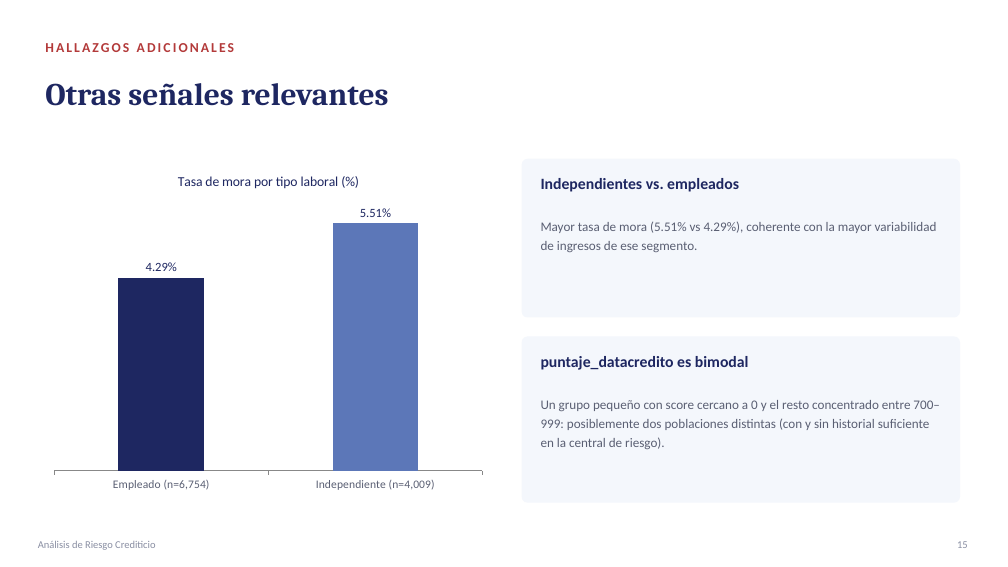
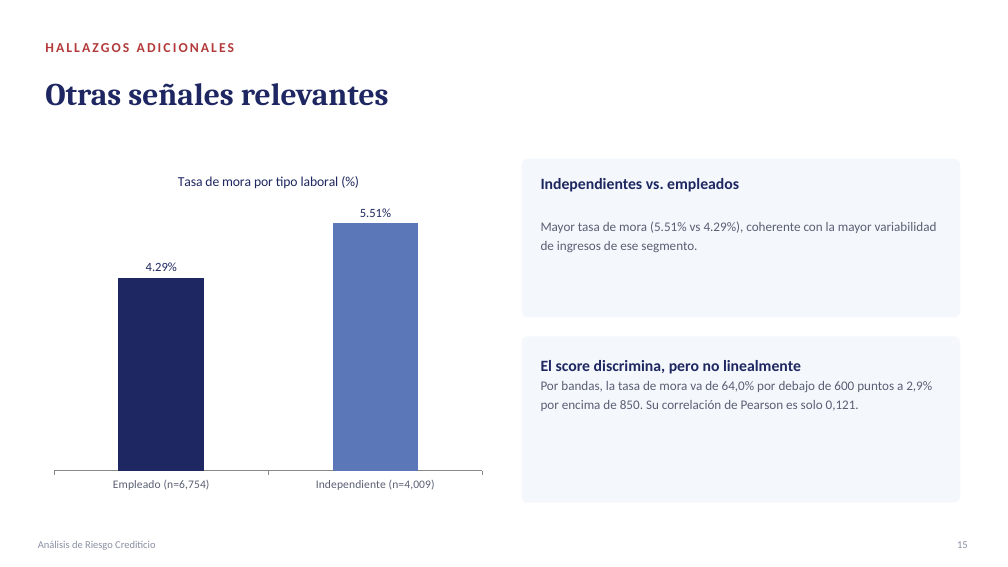
Before and after one commit to papiarcacamilo/MLOPS_CURSE, a slide deck: slide 15 of PRESENTACION.pptx. Drawn at 1008x567 pixels with LibreOffice and Linux fonts; fonts in the diff are those of the drawing. Boxes give left, top, right and bottom in pixels: in the first picture for what was removed or moved away, otherwise in the second. Text is boxed around its words. In the diff, an @@ line names an element or a change of style, - is before the commit and + after.

```diff
--- a/PRESENTACION.pptx
+++ b/PRESENTACION.pptx
@@ text at [541,360,932,411]: text changed @@
-puntaje_datacredito es bimodal
-Un grupo pequeño con score cercano a 0 y el resto concentrado entre 700–999: posiblemente dos poblaciones distintas (con y sin historial suficiente en la central de riesgo).
+El score discrimina, pero no linealmente
+Por bandas, la tasa de mora va de 64,0% por debajo de 600 puntos a 2,9% por encima de 850. Su correlación de Pearson es solo 0,121.
```
Also in this commit, not shown: 4 other slides changed, 3 other files.
